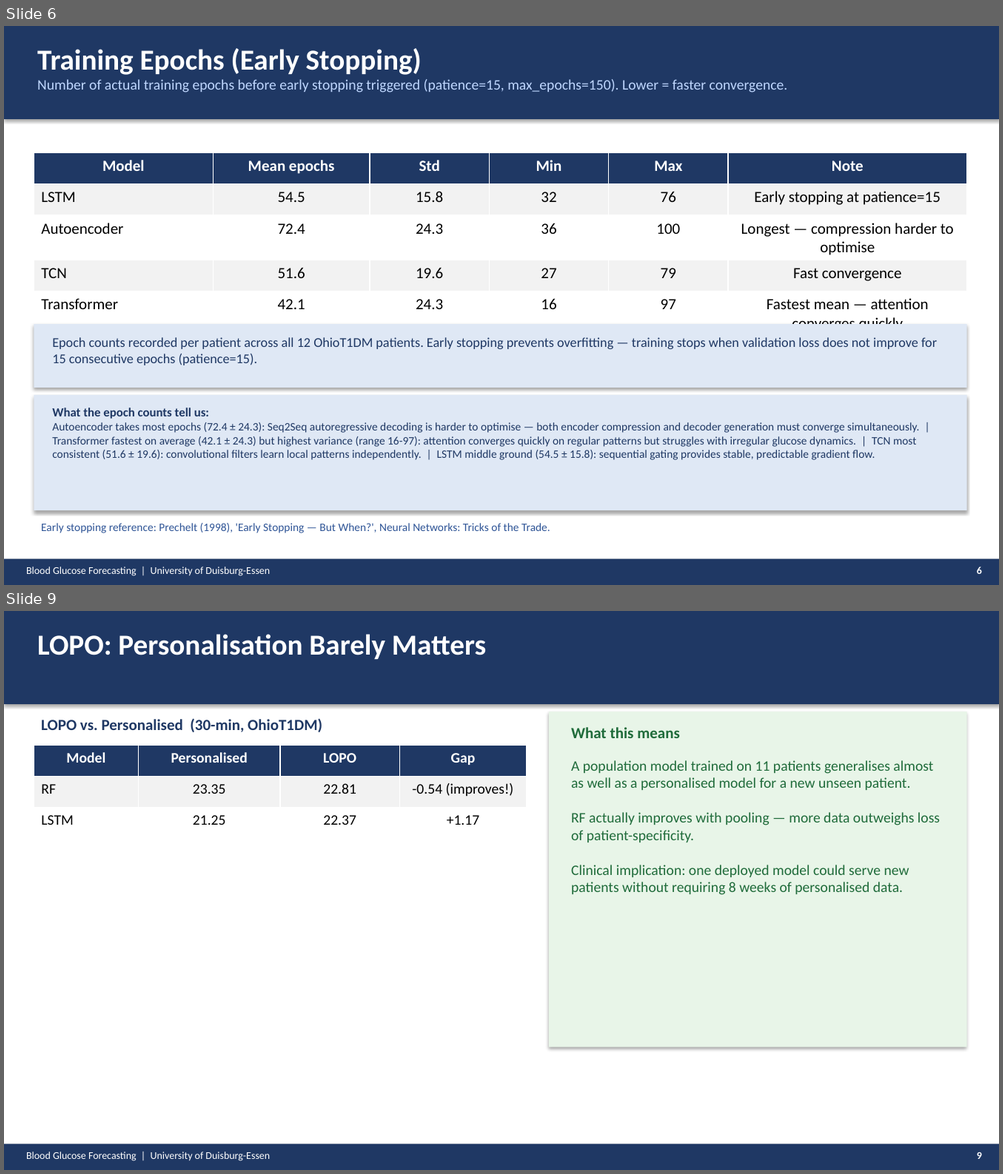
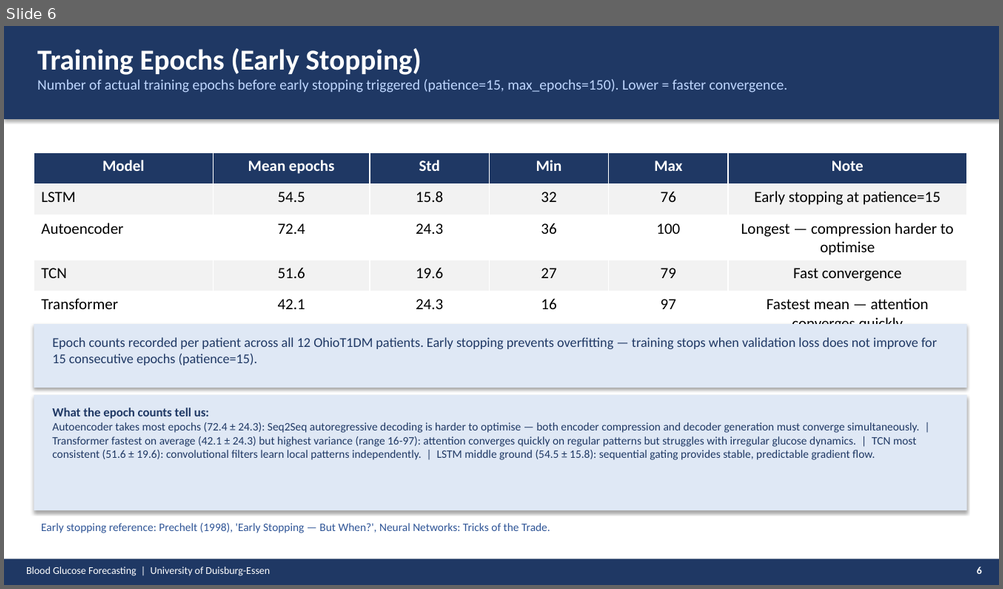
Before and after one commit to Abeeryanek/prediction-of-glucose-levels-in-type1-Diabetes, a slide deck: PRESENTATION_FINAL.pptx. Shown one above the other, each under a label of ours: slides 6 and 9 before the commit, slide 6 after it; the slides between them are not shown. The pictures are 1003x1174 and 1003x589 pixels, drawn with LibreOffice and Linux fonts; fonts in the diff are those of the drawing. Boxes give left, top, right and bottom in pixels: in the first picture for what was removed or moved away, otherwise in the second. Text is boxed around its words. In the diff, an @@ line names an element or a change of style, - is before the commit and + after.

Commit message:
docs: update presentation — full LOPO, feature-combo slide, softened claims, unified Clarke plot
- Slide 7: replaced stale pre-migration Clarke image with a fresh
  library-generated plot (clarke-error-grid v0.1.4, RF 30-min, Zone A
  86.43% — matches results). Old image predated the library migration
  and showed incorrect overlapping zone labels.
- Slide 9 (new): best feature combination per model across 3 datasets
- Slide 10: full LOPO — 5 models, pooled vs per-patient-scaled, TCN finding
- Slide 8/14: softened 'wearables consistently hurt' to 'do not improve'
  (Glucdict glucose_activity is a tie, not a loss)
- Slide 11: added Personalised/Transfer definitions
- Slide 5/12: corrected literature attributions (Bertachi not Xiong for 19.33)
- Added Clarke at 15/30/45-min horizons
- rf_30min_predictions.npz saved so replotting never requires retraining

```diff
--- a/PRESENTATION_FINAL.pptx
+++ b/PRESENTATION_FINAL.pptx
@@ slide 9 removed at <box>4,611,999,1170</box>, background #FFFFFF @@
@@ rectangle removed at <box>4,611,999,704</box> @@
@@ text removed at <box>37,634,486,659</box> @@
-LOPO: Personalisation Barely Matters
@@ text removed at <box>41,718,322,732</box> @@
-LOPO vs. Personalised (30-min, OhioT1DM)
@@ rectangle removed at <box>549,712,967,1048</box> @@
@@ text removed at <box>571,727,680,738</box> @@
-What this means
@@ table removed at <box>34,745,526,840</box>, 3 rows, 4 columns @@
-Model | Personalised | LOPO | Gap
-RF | 23.35 | 22.81 | -0.54 (improves!)
-LSTM | 21.25 | 22.37 | +1.17
@@ text removed at <box>571,760,939,895</box> @@
-A population model trained on 11 patients generalises almost as well as a personalised model for a new unseen patient.
-RF actually improves with pooling — more data outweighs loss of patient-specificity.
-Clinical implication: one deployed model could serve new patients without requiring 8 weeks of personalised data.
@@ rectangle removed at <box>4,1145,999,1170</box> @@
@@ text removed at <box>26,1152,270,1162</box> @@
-Blood Glucose Forecasting | University of Duisburg-Essen
@@ text removed at <box>976,1153,982,1159</box> @@
-9
```
Also in this commit, not shown: 11 slides changed, 2 slides added, 4 other files.
